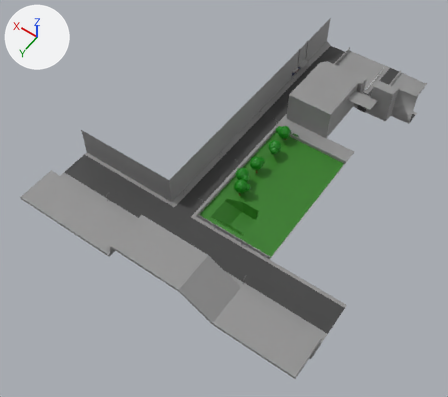
The FBX model Assets/Models/level/level3.fbx: old version first, new version second.
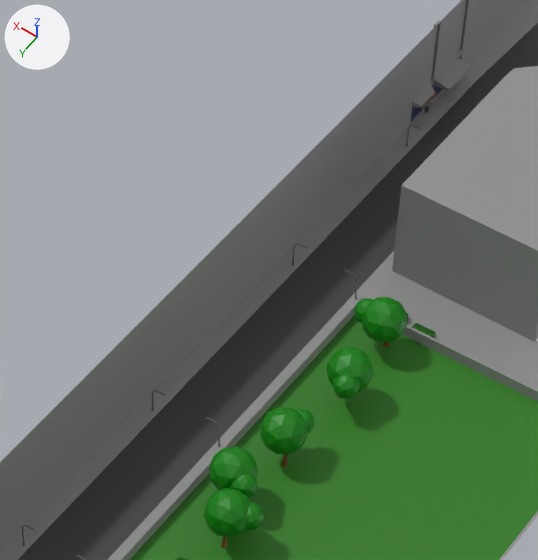
The first picture shows the older version from a camera (50 mm lens) standing at (-82.0, 253.0, 236.0) and looking at (30.0, 96.0, -10.0). The close-ups show both versions on the part from 40% to 73% of the width and 11% to 50% of the height of that picture; other places that the commit changed are outside them. Lighting does not change. The marker at upper left points along +X, +Y and +Z. Where no turn or scale is listed for an object, it has been applied to the vertices. Vertices at the same position are counted once.

Names of what the first close-up shows: 'Levelbase', 'Tree', 'Tree.001', 'Tree.002', 'Tree.003', 'Tree.004'.
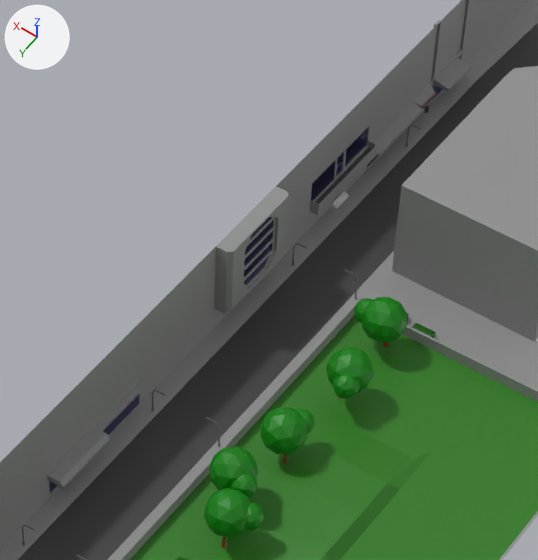
The change in detail:
me_plane is used by ob_levelbase; location (0.0, 0.0, 0.0).
me_plane had 634 vertices, 586 faces and spanned x -50.0..100.0, y -31.0..162.0, z -6.0..19.0.
me_plane now has 1178 vertices, 1108 faces and spans x -50.0..100.0, y -31.0..162.0, z -6.0..19.0.
me_plane part 1: 544 vertices added at x -11.0..100.0, y -31.0..119.0, z 0.0..16.0.
Mesh me_cube is new.
It has 26 vertices, 24 faces and spans x -0.13..0.73, y -1.71..1.71, z -0.13..0.52.
Object 'Stairs' (ob_stairs) is new; it shows me_cube.
Its location is (44.0, 30.9, 0.1).

Location of each change, (x1, y1, x2, y2) in pixels of the close-ups (538 x 560 px):
'Stairs', added
    after: (332, 191, 349, 209)
part 1 of me_plane, added
    after: (0, 0, 538, 560)
